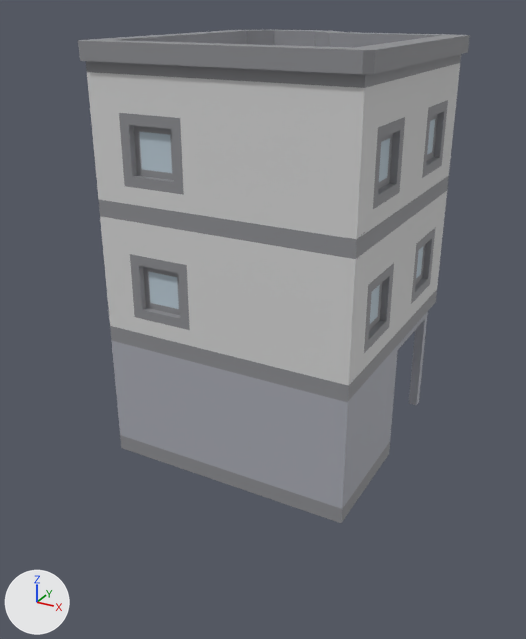
The Blender file Assets/Models/hotel/hotel.blend as it was, and as the next commit left it.
Before and after are seen from a 50 mm camera at (1.02, -1.99, 1.38) aimed at (-0.02, -0.11, 0.44). Every picture has the same lights, and +X, +Y and +Z are marked at lower left.

In view in the first picture: 'hotel'.
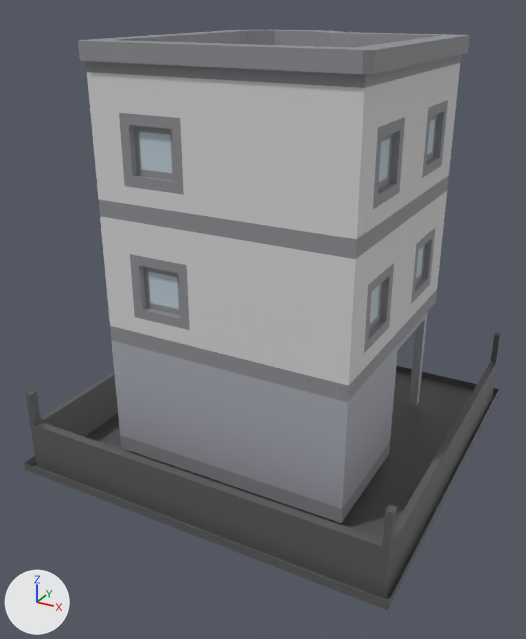
What the commit changed:
me_id11_006 is used by ob_hotel; location (0.0, 0.0, 0.0); rotation (1.571, 0.0, 0.0), in degrees (90, 0, 0).
me_id11_006 had 852 vertices, 550 faces and spanned x -0.42..0.42, y 0.0..1.28, z -0.52..0.42.
me_id11_006 now has 950 vertices, 639 faces and spans x -0.621..0.621, y -0.026..1.28, z -0.621..0.621.
me_id11_006 part 1: a new loose piece of 98 vertices spanning x -0.621..0.621, y -0.026..0.245, z -0.621..0.621, in mat_material_001 (picture img_hotel).

Boxes (x1, y1, x2, y2) around the edits, measured in the pictures (526 x 639 px):
'hotel', reshaped (22% wider, 18% taller)
    before: (78, 30, 470, 523)
    after: (24, 30, 501, 610)
part 1 of me_id11_006, added
    after: (24, 332, 501, 610)
